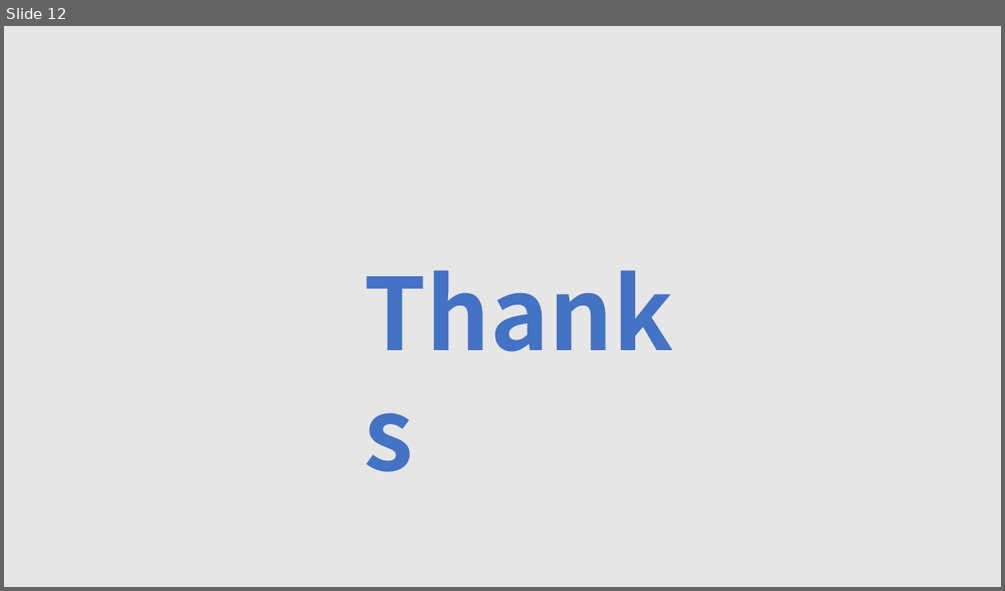
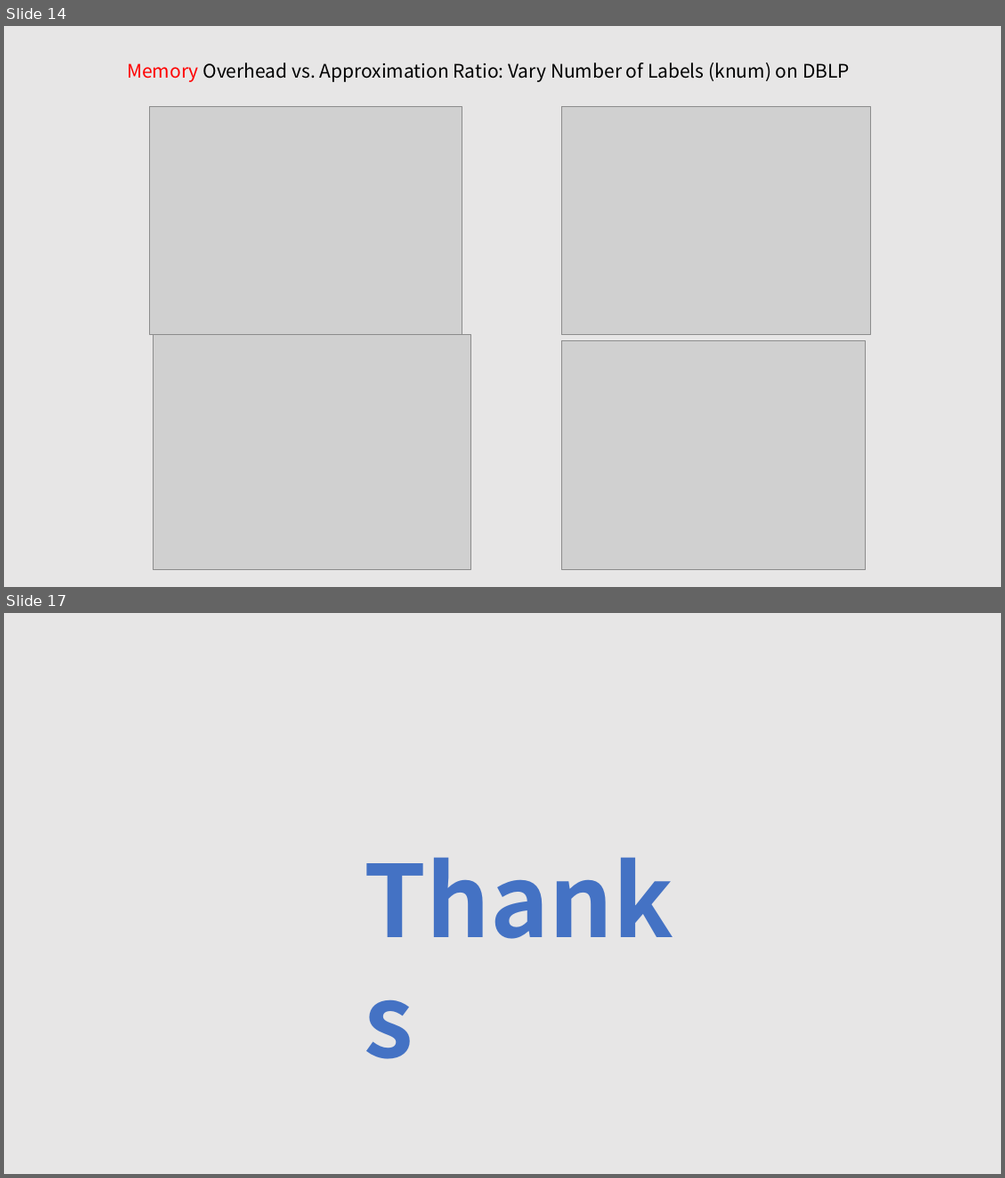
Before and after one commit to tianzhuwei/PPT, a slide deck: Efficient and Progressive GST Search.pptx. Shown one above the other, each under a label of ours: slide 12 before the commit, slides 14 and 17 after it; the slides between them are not shown. The pictures are 1005x591 and 1005x1178 pixels, drawn with LibreOffice and Linux fonts; fonts in the diff are those of the drawing; grey boxes stand for pictures. Boxes give left, top, right and bottom in pixels: in the first picture for what was removed or moved away, otherwise in the second. Text is boxed around its words. In the diff, an @@ line names an element or a change of style, - is before the commit and + after.

```diff
--- a/Efficient and Progressive GST Search.pptx
+++ b/Efficient and Progressive GST Search.pptx
@@ slide 14 added at bbox=[4, 26, 1001, 587], background #E7E6E6 @@
@@ text added at bbox=[127, 62, 850, 82], 18 pt, text #000000 @@
+Memory Overhead vs. Approximation Ratio: Vary Number of Labels (knum) on DBLP
@@ picture added at bbox=[149, 107, 461, 334] @@
@@ picture added at bbox=[561, 107, 870, 334] @@
@@ picture added at bbox=[154, 335, 471, 570] @@
@@ picture added at bbox=[561, 341, 866, 570] @@
@@ what was slide 12 is now slide 17 @@
```
Also in this commit, not shown: 4 slides changed, 6 other slides added, 2 slides removed.
